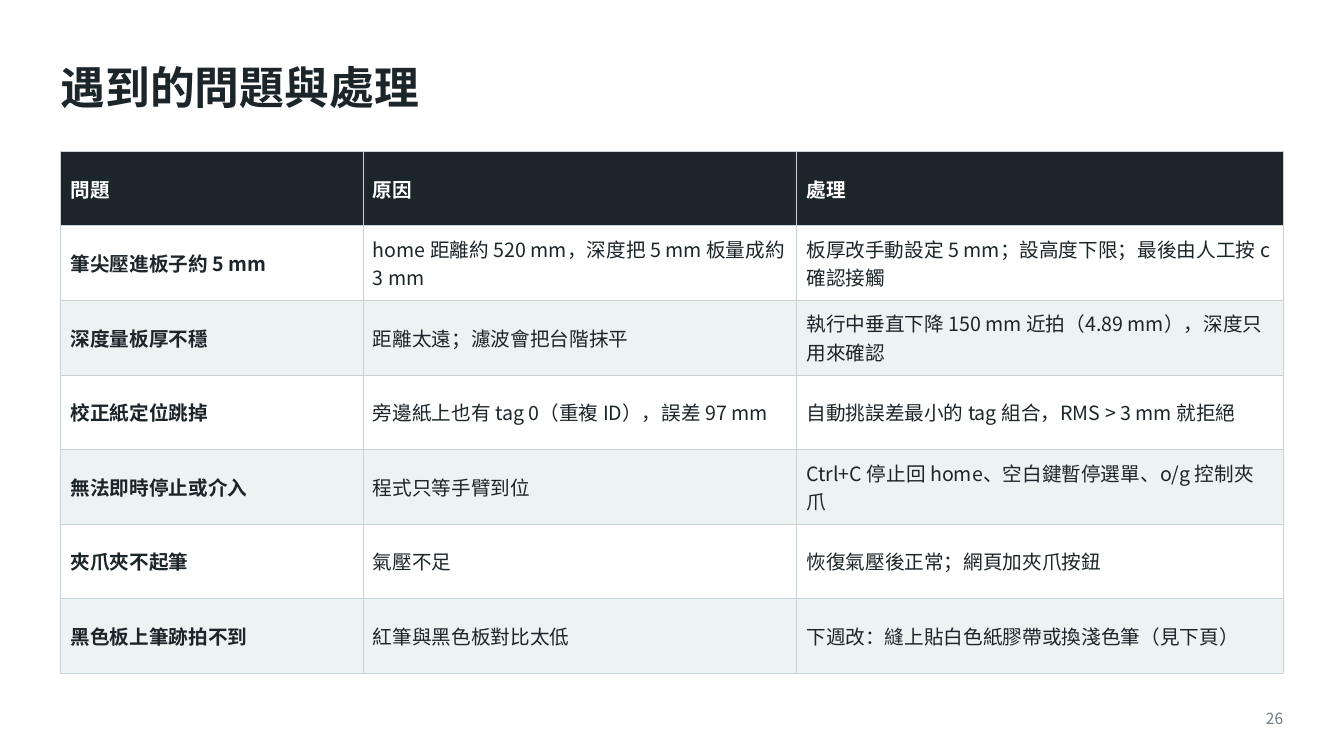
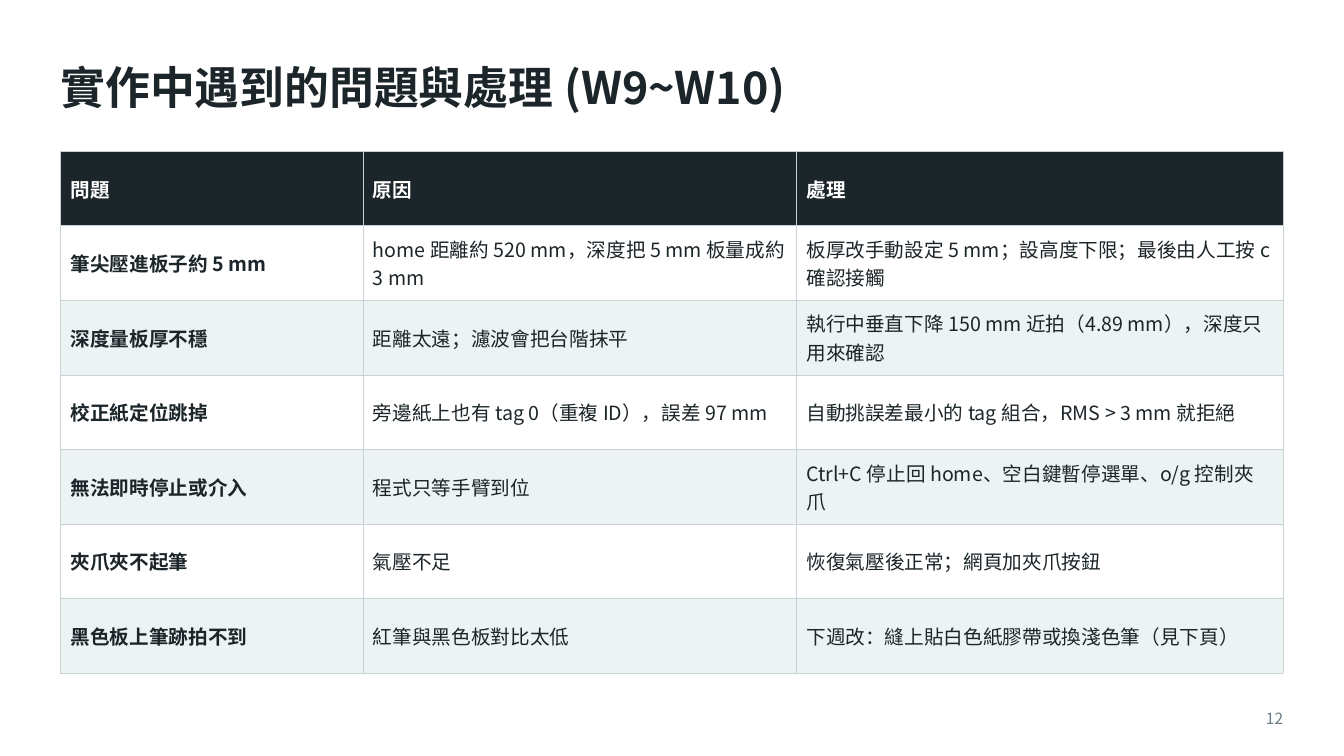
Before and after one commit to Rayyang800/PBL-path-planning, a slide deck: slide 12 of PBL專題規劃報告_三種工件版.pptx (slide 26 before the commit). Drawn at 1344x756 pixels with LibreOffice and Linux fonts; fonts in the diff are those of the drawing. Boxes give left, top, right and bottom in pixels: in the first picture for what was removed or moved away, otherwise in the second. Text is boxed around its words. In the diff, an @@ line names an element or a change of style, - is before the commit and + after.

```diff
--- a/PBL專題規劃報告_三種工件版.pptx
+++ b/PBL專題規劃報告_三種工件版.pptx
@@ title at (60,65,786,113): text changed @@
-遇到的問題與處理
+實作中遇到的問題與處理 (W9~W10)
@@ page number at (1266,712,1283,724): text changed @@
-26
+12
```
Also in this commit, not shown: 9 other slides changed, 12 slides added, 1 slide removed, 26 other files.
